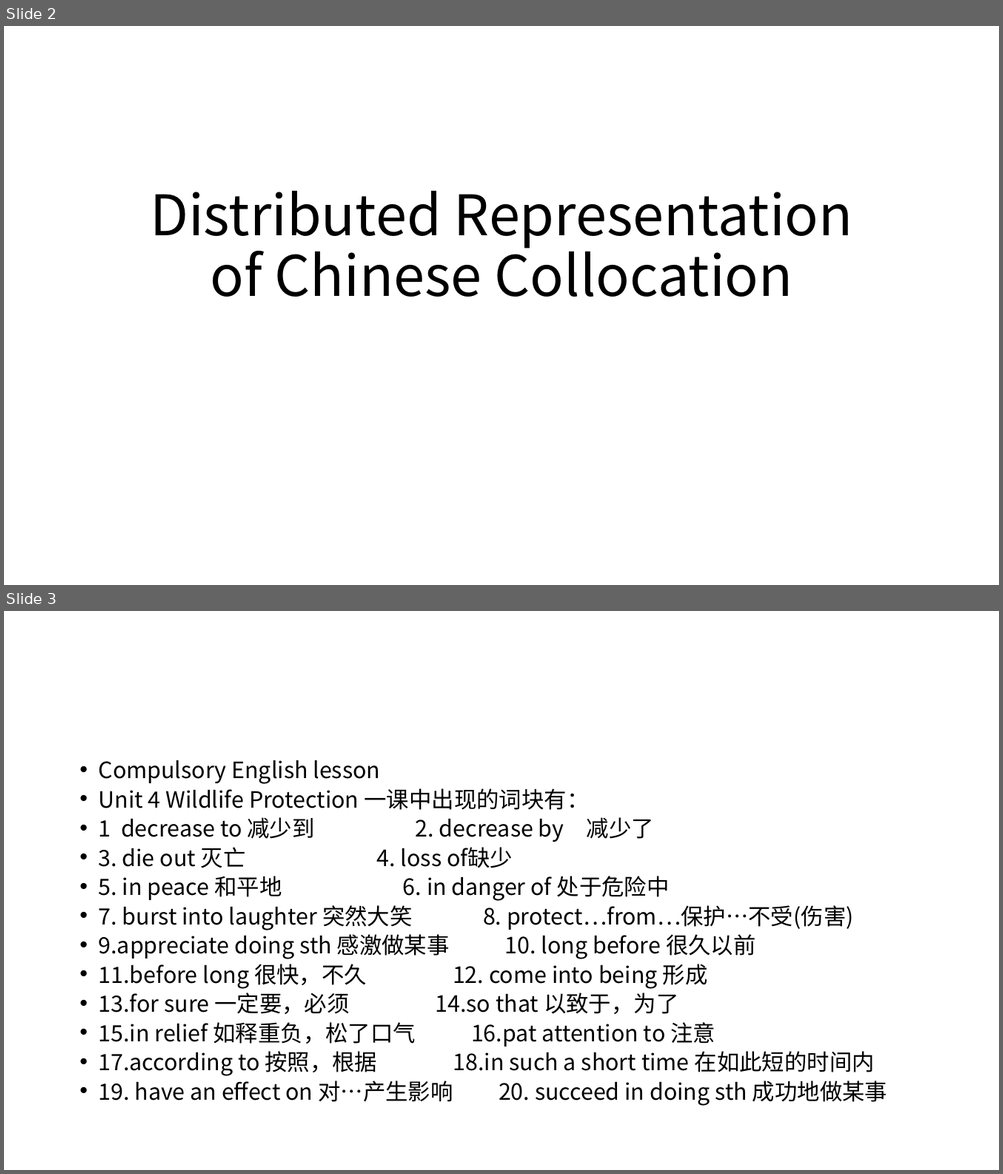
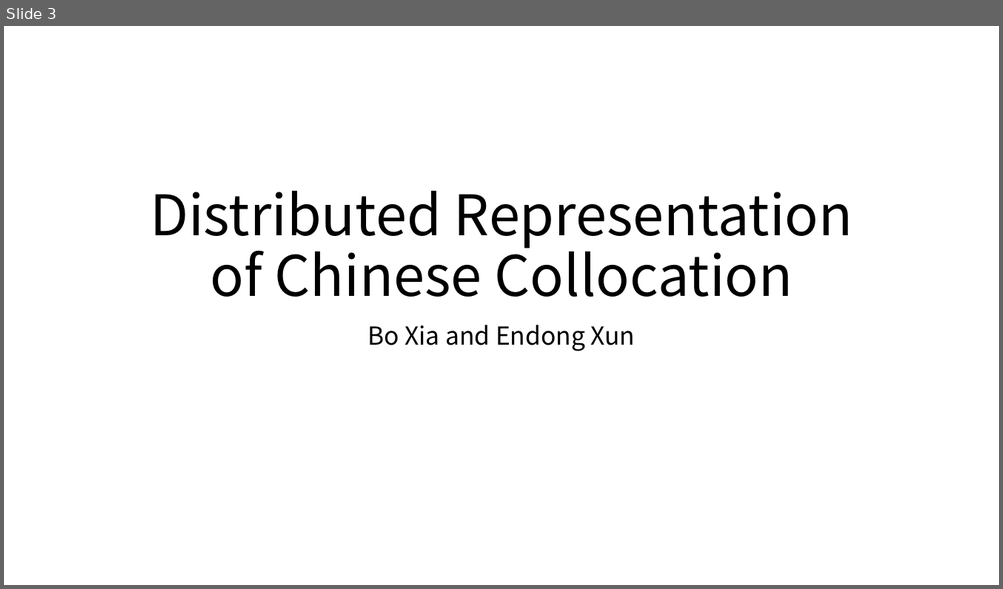
Before and after one commit to xiabo0816/Chinese_MWEs_Representation, a slide deck: PACLIC 32 Semantics session.pptx. Shown one above the other, each under a label of ours: slides 2 and 3 before the commit, slide 3 after it. The pictures are 1003x1174 and 1003x589 pixels, drawn with LibreOffice and Linux fonts; fonts in the diff are those of the drawing. Boxes give left, top, right and bottom in pixels: in the first picture for what was removed or moved away, otherwise in the second. Text is boxed around its words. In the diff, an @@ line names an element or a change of style, - is before the commit and + after.

```diff
--- a/PACLIC 32 Semantics session.pptx
+++ b/PACLIC 32 Semantics session.pptx
@@ slide 3 removed at (x1=4, y1=611, x2=999, y2=1170), background #FFFFFF @@
@@ text removed at (x1=99, y1=760, x2=887, y2=1106) @@
-• Compulsory English lesson
-• Unit 4 Wildlife Protection 一课中出现的词块有：
-• 1 decrease to 减少到 2. decrease by 减少了
-• 3. die out 灭亡 4. loss of缺少
-• 5. in peace 和平地 6. in danger of 处于危险中
-• 7. burst into laughter 突然大笑 8. protect…from…保护…不受(伤害)
-• 9.appreciate doing sth 感激做某事 10. long before 很久以前
-• 11.before long 很快，不久 12. come into being 形成
-• 13.for sure 一定要，必须 14.so that 以致于，为了
-• 15.in relief 如释重负，松了口气 16.pat attention to 注意
-• 17.according to 按照，根据 18.in such a short time 在如此短的时间内
-• 19. have an effect on 对…产生影响 20. succeed in doing sth 成功地做某事
@@ what was slide 2 is now slide 3 @@
@@ slide 3 changed as well @@
@@ subtitle added at (x1=368, y1=325, x2=635, y2=352), 24 pt, text #000000 @@
+Bo Xia and Endong Xun
```
Also in this commit, not shown: 1 other slide changed, 19 slides added, 1 other slide removed, 3 other files.
